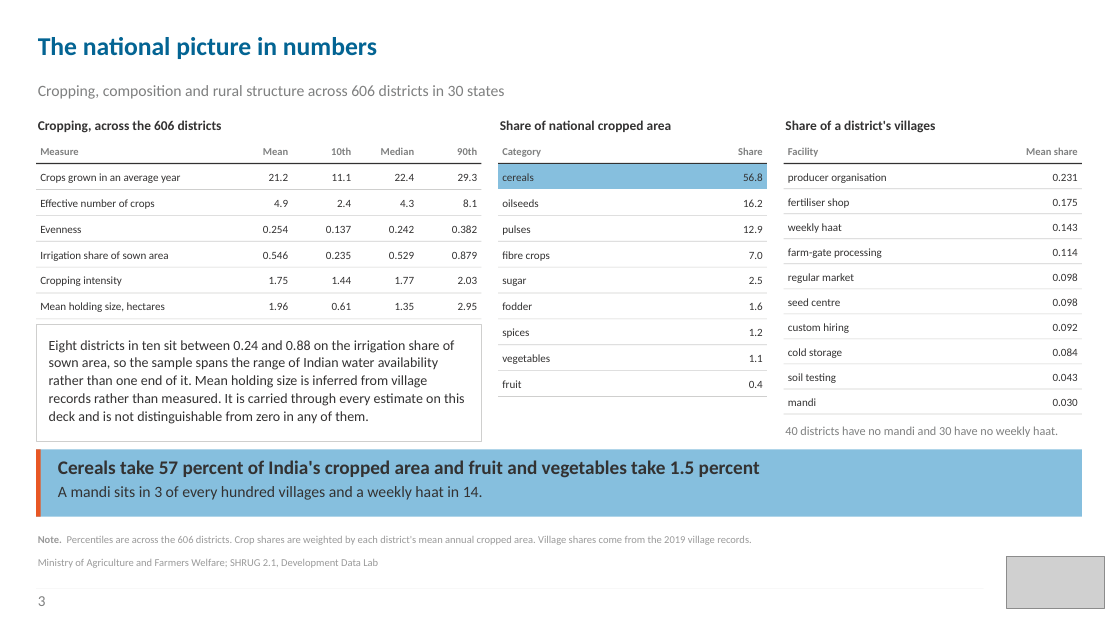
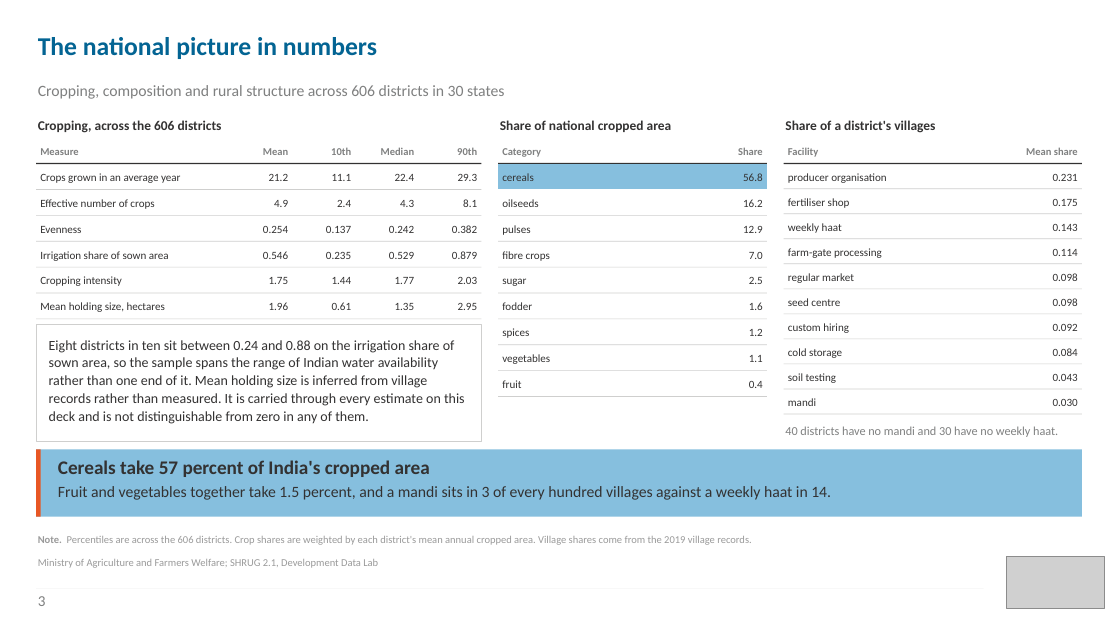
Before and after one commit to Mridlll/crop-diversity, a slide deck: slide 3 of deck/crop_diversity.pptx. Drawn at 1120x630 pixels with LibreOffice and Linux fonts; fonts in the diff are those of the drawing; grey boxes stand for pictures. Boxes give left, top, right and bottom in pixels: in the first picture for what was removed or moved away, otherwise in the second. Text is boxed around its words. In the diff, an @@ line names an element or a change of style, - is before the commit and + after.

Commit message:
Add the facility correlation matrix to the deck and consolidate the environment
Gives the correlation between rural facilities its own page, drawn large with
the weekly haat row and column ruled off from the block it does not belong to.
Nine of the ten facilities correlate between 0.24 and 0.83 with one another, so
they carry one piece of information between them rather than nine. The haat runs
mildly negative against mandis and regular markets, which is what allows the
question about somewhere to sell to be asked separately from the question about
collective marketing. The page sits before the two findings that depend on it.

Adds statsmodels and nbformat to the geo environment, so one interpreter now
runs the whole pipeline instead of splitting it across two. Numpy, scipy and the
geopandas stack are unchanged, and clustered estimation and the geometry reads
both verified afterwards. A sitecustomize points GDAL and PROJ at the
environment's own data files, which conda otherwise only sets on activation, so
calling the interpreter by path no longer warns on every import.

The map page generator now stamps the stylesheet and script with their content
hash, so regenerating those pages cannot quietly drop the cache busting.

Also corrects a slide headline built as a contrast and a table whose last row
sat under the panel below it.

```diff
--- a/deck/crop_diversity.pptx
+++ b/deck/crop_diversity.pptx
@@ text at <box>58,460,831,500</box>: text changed; size 16.5 to 13.5 pt; bold off @@
-Cereals take 57 percent of India's cropped area and fruit and vegetables take 1.5 percent
-A mandi sits in 3 of every hundred villages and a weekly haat in 14.
+Cereals take 57 percent of India's cropped area
+Fruit and vegetables together take 1.5 percent, and a mandi sits in 3 of every hundred villages against a weekly haat in 14.
```
Also in this commit, not shown: 3 other slides changed, 1 slide added, 25 other files.
